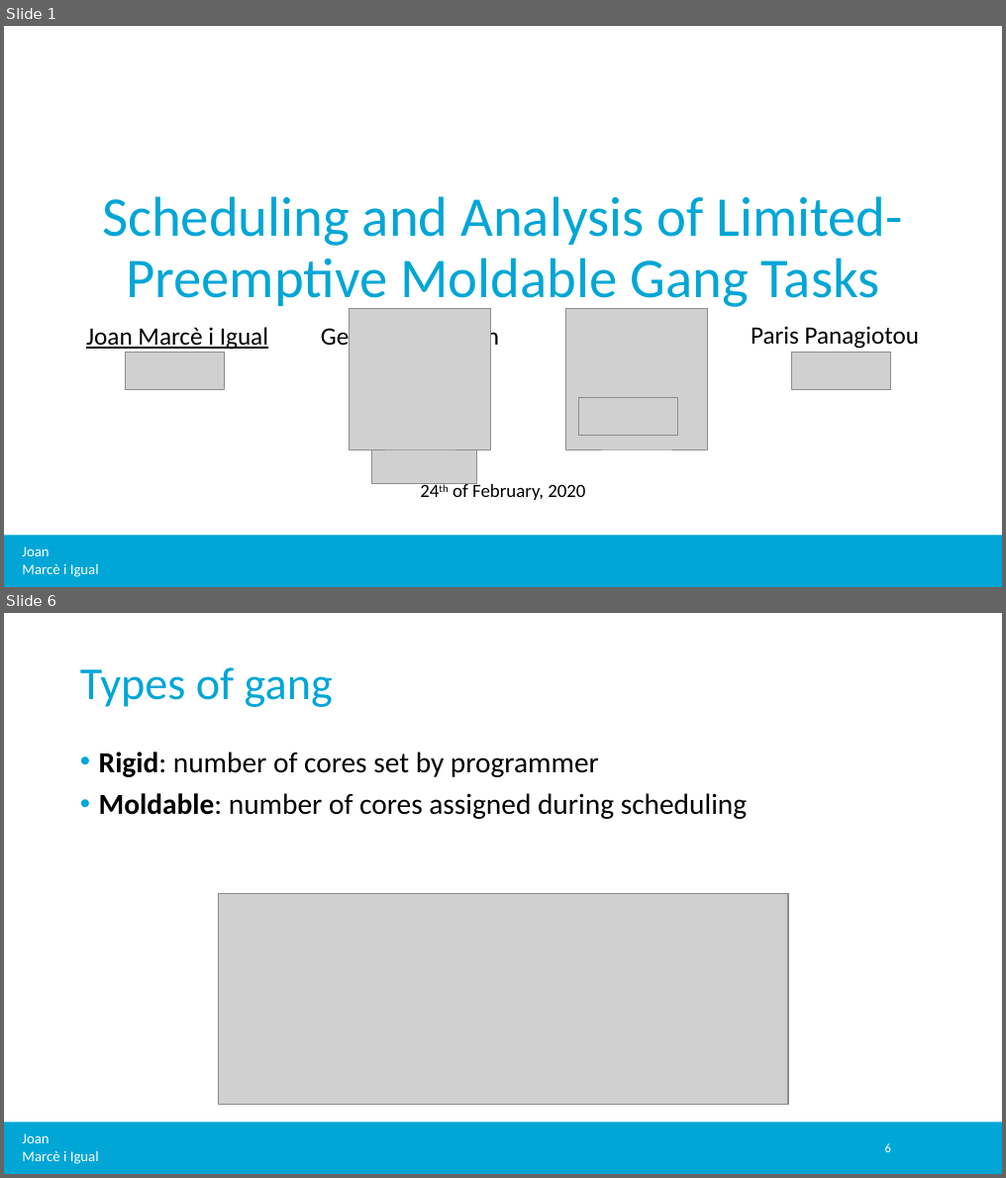
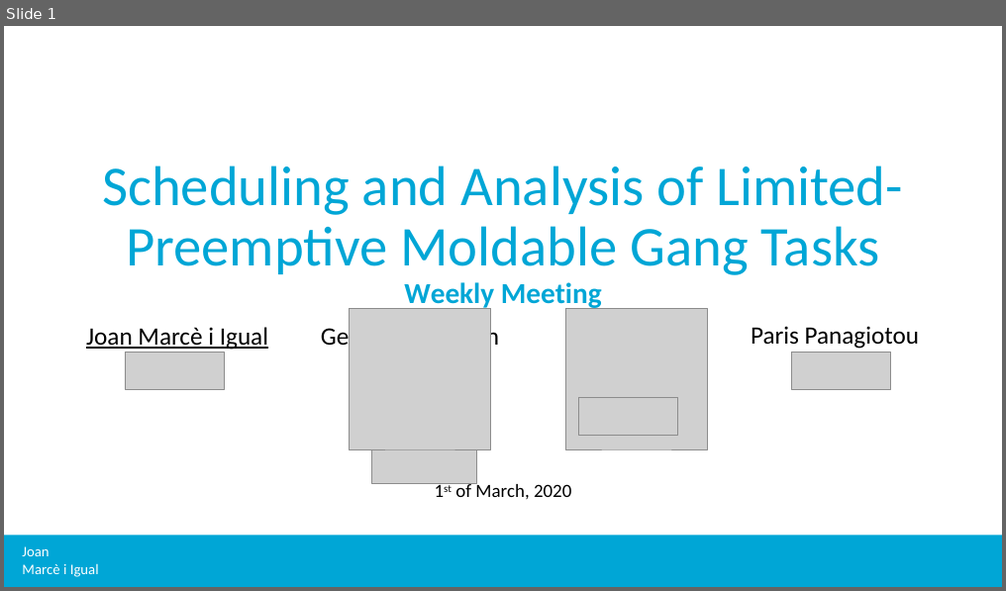
Before and after one commit to jmigual/APATeoria, a slide deck: Notes/TFM_presentations/2020_03_03/2020_03_03.pptx. Shown one above the other, each under a label of ours: slides 1 and 6 before the commit, slide 1 after it; the slides between them are not shown. The pictures are 1006x1178 and 1006x591 pixels, drawn with LibreOffice and Linux fonts; fonts in the diff are those of the drawing; grey boxes stand for pictures; background and template pictures are left out. Boxes give left, top, right and bottom in pixels: in the first picture for what was removed or moved away, otherwise in the second. Text is boxed around its words. In the diff, an @@ line names an element or a change of style, - is before the commit and + after.

```diff
--- a/Notes/TFM_presentations/2020_03_03/2020_03_03.pptx
+++ b/Notes/TFM_presentations/2020_03_03/2020_03_03.pptx
@@ slide 6 removed at [4, 613, 1002, 1174], background #FFFFFF; not listed: 2 template elements that a slide beside it also shows @@
@@ title removed at [80, 667, 333, 707] @@
-Types of gang
@@ text removed at [99, 752, 747, 819] @@
-• Rigid: number of cores set by programmer
-• Moldable: number of cores assigned during scheduling
@@ picture removed at [218, 894, 788, 1104] @@
@@ picture removed at [218, 894, 788, 1104] @@
@@ page number removed at [885, 1144, 891, 1153] @@
-6
@@ slide 1 changed as well @@
@@ title at [102, 166, 903, 310]: text changed @@
-Scheduling and Analysis of Limited-Preemptive Moldable Gang Tasks
+Scheduling and Analysis of Limited-Preemptive Moldable Gang Tasks
+Weekly Meeting
@@ text at [455, 482, 571, 499]: text changed @@
-24th of February, 2020
+1st of March, 2020
```
Also in this commit, not shown: 1 other slide changed, 4 slides added, 21 other slides removed, 3 other files.
